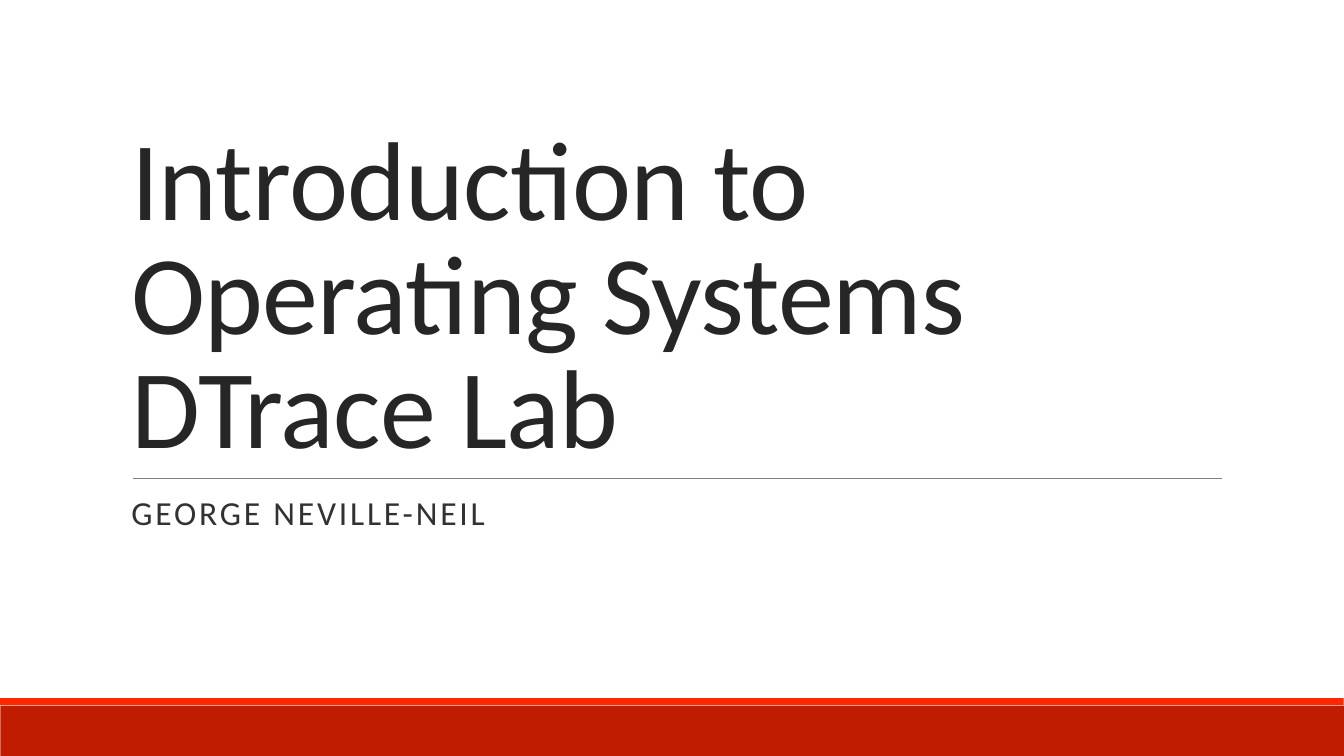
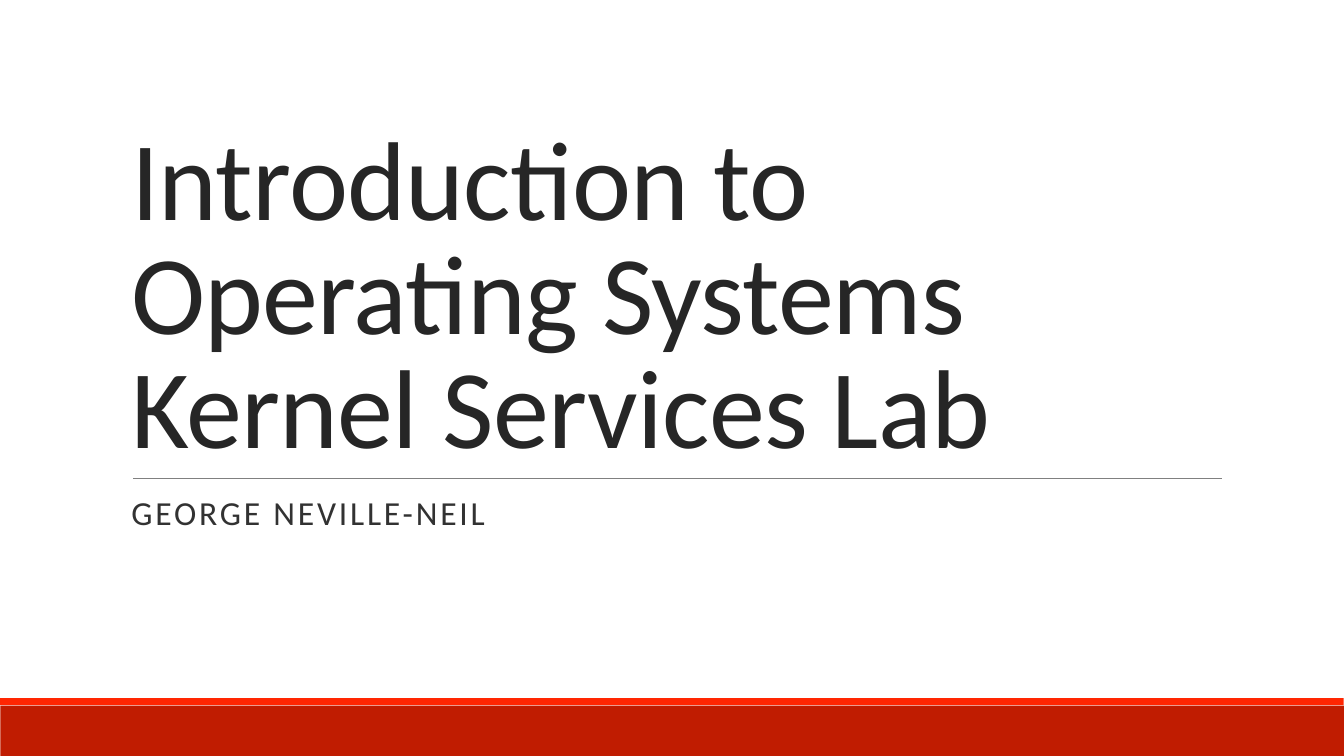
Before and after one commit to teachbsd/course, a slide deck: slide 1 of undergraduate/labs/kernel-services.pptx. Drawn at 1344x756 pixels with LibreOffice and Linux fonts; fonts in the diff are those of the drawing; background and template pictures are left out. Boxes give left, top, right and bottom in pixels: in the first picture for what was removed or moved away, otherwise in the second. Text is boxed around its words. In the diff, an @@ line names an element or a change of style, - is before the commit and + after.

```diff
--- a/undergraduate/labs/kernel-services.pptx
+++ b/undergraduate/labs/kernel-services.pptx
@@ title at (x1=131, y1=142, x2=990, y2=449): text changed @@
-Introduction to Operating Systems
-DTrace Lab
+Introduction to Operating Systems
+Kernel Services Lab
```
Also in this commit, not shown: 6 slides added, 1 other file.
